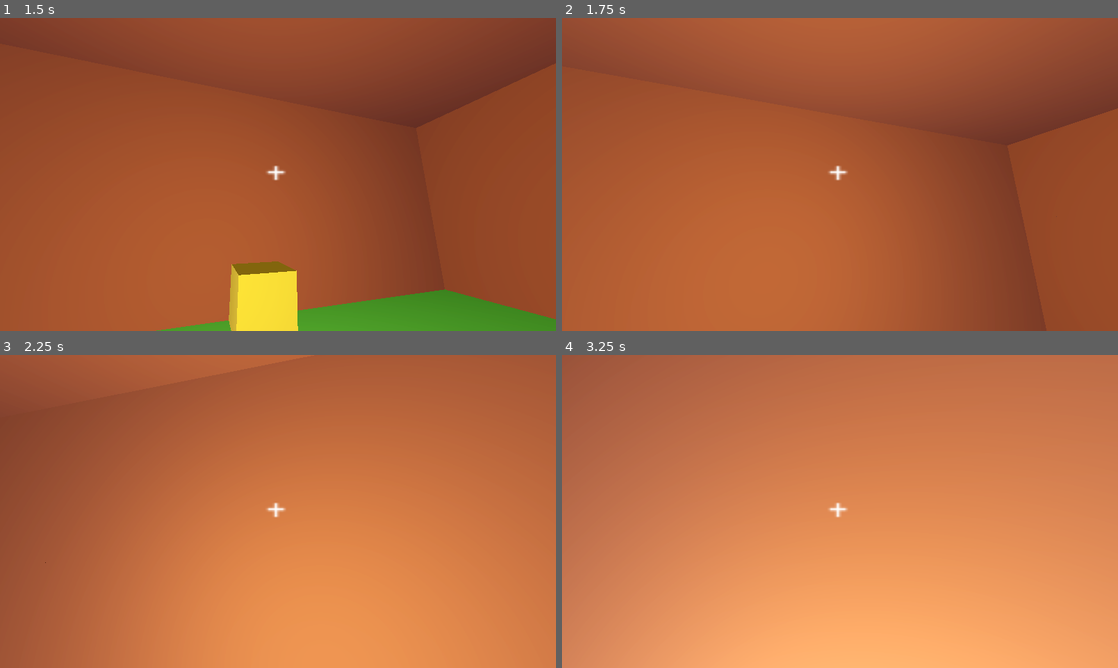
Above: before the commit, frames 1-4 (two rows, left to right).
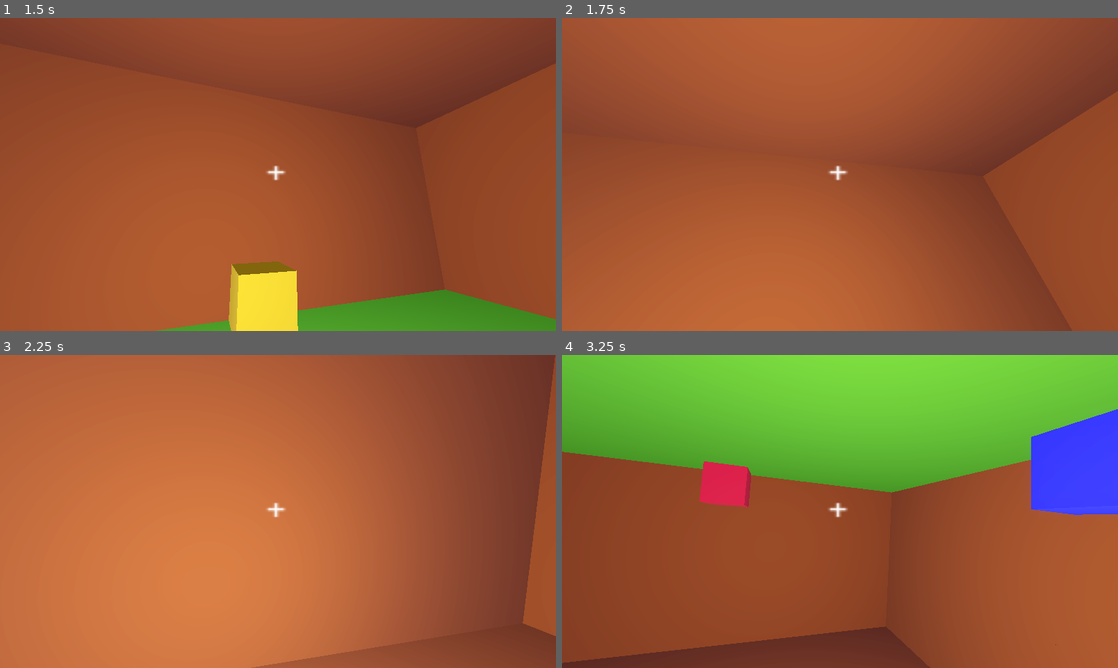
Above: after the commit, the same moments.

Repository: HanSolo626/Wallwalker
Game: Godot game, scene res://scenes/main menu.tscn
Same seed, same stepped clock (60 frames per second), same inputs: the game is played once before the commit and once after it.
Inputs (mouse positions are in pixels of both pictures, inside the frame that each line leads up to):
- Up to frame 1 (1.5 s): click "Play" at 0.5 s; move the mouse to (305, 174) at 1.27 s; hold W (up) from 1.28 s (still down); click (305, 174) at 1.35 s
- Up to frame 2 (1.75 s): keep holding W (up); tap Space (jump) at 1.52 s; right-click (867, 174) at 1.55 s
- Up to frame 3 (2.25 s): keep holding W (up); move the mouse to (250, 511) at 2.02 s; right-click (250, 511) at 2.1 s
- Up to frame 4 (3.25 s): keep holding W (up); tap Space (jump) at 2.27 s; click (812, 511) at 2.3 s; move the mouse to (851, 505) at 2.77 s; click (851, 505) at 2.85 s; right-click (851, 505) at 3.05 s

Frame 1 is identical in both runs. In frame 2, 1.8% of the frame differs, in the area x 0-100%, y 23-100%; in frame 3, 63%; in frame 4, 100%, in the area x 0-100%, y 0-100%.

Commit message:
fixed lashings bug and moved to right click

Diff:
--- a/scripts/player.gd
+++ b/scripts/player.gd
@@ -335,11 +335,9 @@
 	#			change_gravity(ray_cast_3d)
 				#ray_cast_3d.get_collider().destroy_block(ray_cast_3d.get_collision_point() - ray_cast_3d.get_collision_normal())
 
-	if Input.is_action_just_pressed("left click"):
+	if Input.is_action_just_pressed("right click"):
 		if ray_cast_3d.is_colliding():
-			if ray_cast_3d.get_collider().has_method("place_block") and not (
-				is_on_ceiling() or is_on_floor() or is_on_wall()
-				):
+			if ray_cast_3d.get_collider().has_method("place_block"):
 				change_gravity(ray_cast_3d)
 				#ray_cast_3d.get_collider().place_block(ray_cast_3d.get_collision_point() +
 				#ray_cast_3d.get_collision_normal(), 0)
